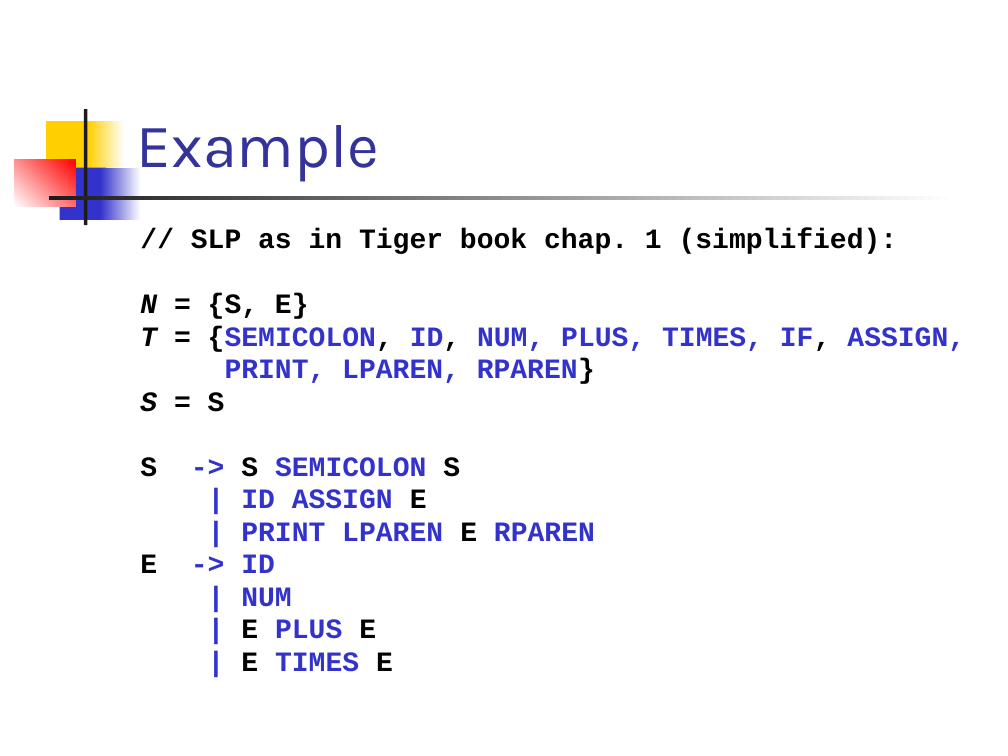
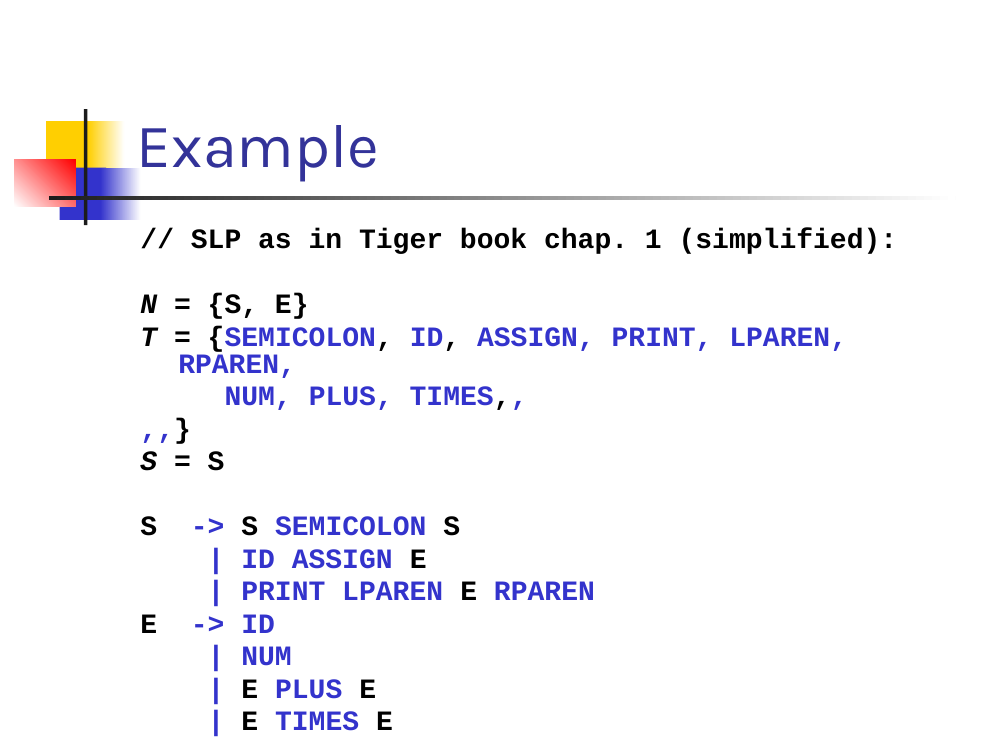
Before and after one commit to csslab-ustc/csslab-ustc.github.io, a slide deck: slide 4 of courses/theory/slides/lec03-parsing-cfg.pptx. Drawn at 1008x756 pixels with LibreOffice and Linux fonts; fonts in the diff are those of the drawing. Boxes give left, top, right and bottom in pixels: in the first picture for what was removed or moved away, otherwise in the second. Text is boxed around its words. In the diff, an @@ line names an element or a change of style, - is before the commit and + after.

```diff
--- a/courses/theory/slides/lec03-parsing-cfg.pptx
+++ b/courses/theory/slides/lec03-parsing-cfg.pptx
@@ text at bbox=[140, 326, 847, 410]: text changed @@
-T = {SEMICOLON, ID, NUM, PLUS, TIMES, IF, ASSIGN,
-PRINT, LPAREN, RPAREN}
+T = {SEMICOLON, ID, ASSIGN, PRINT, LPAREN, RPAREN,
+NUM, PLUS, TIMES,,
+,,}
```
Also in this commit, not shown: 5 other slides changed.
